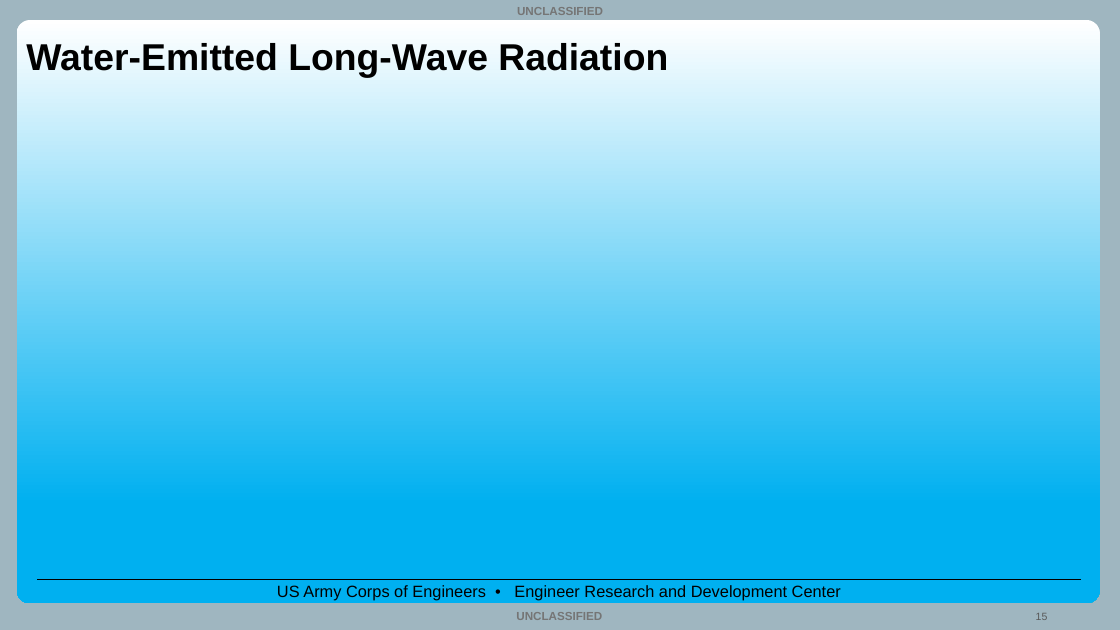
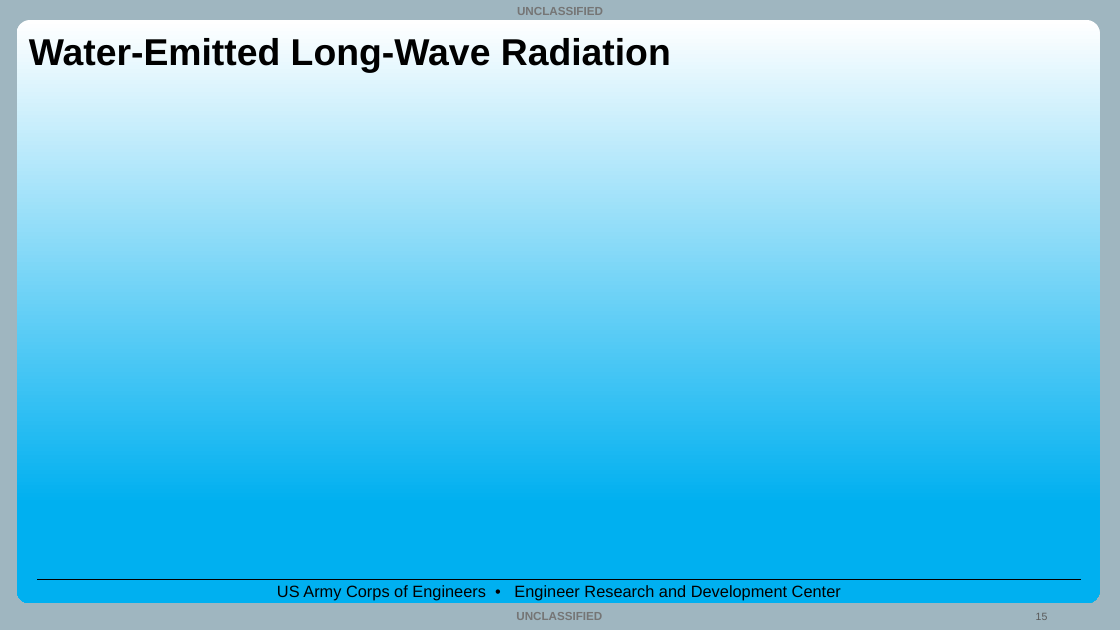
Before and after one commit to EcohydrologyTeam/CE-QUAL-W2-Workshop-2025, a slide deck: slide 15 of Lectures/1.04_Lecture_Water_Temperature_Modeling_Sep2025_TS.pptx. Drawn at 1120x630 pixels with LibreOffice and Linux fonts; fonts in the diff are those of the drawing; grey boxes stand for pictures; background and template pictures are left out. Boxes give left, top, right and bottom in pixels: in the first picture for what was removed or moved away, otherwise in the second. Text is boxed around its words. In the diff, an @@ line names an element or a change of style, - is before the commit and + after.

```diff
--- a/Lectures/1.04_Lecture_Water_Temperature_Modeling_Sep2025_TS.pptx
+++ b/Lectures/1.04_Lecture_Water_Temperature_Modeling_Sep2025_TS.pptx
@@ title "Water-Emitted Long-Wave Radiation" moved from (x1=26, y1=43, x2=668, y2=77) to (x1=29, y1=38, x2=671, y2=73) @@
```
Also in this commit, not shown: 17 other slides changed.
